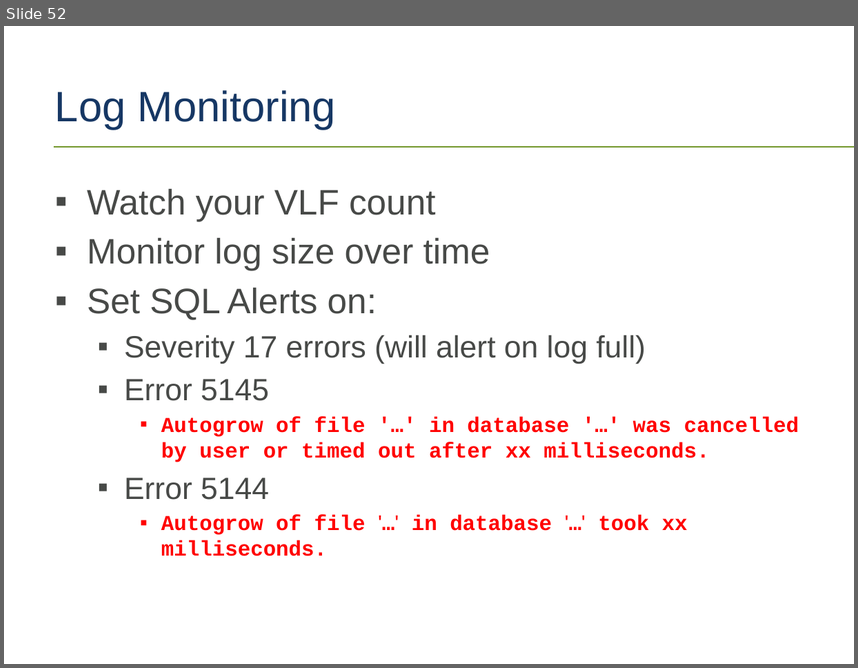
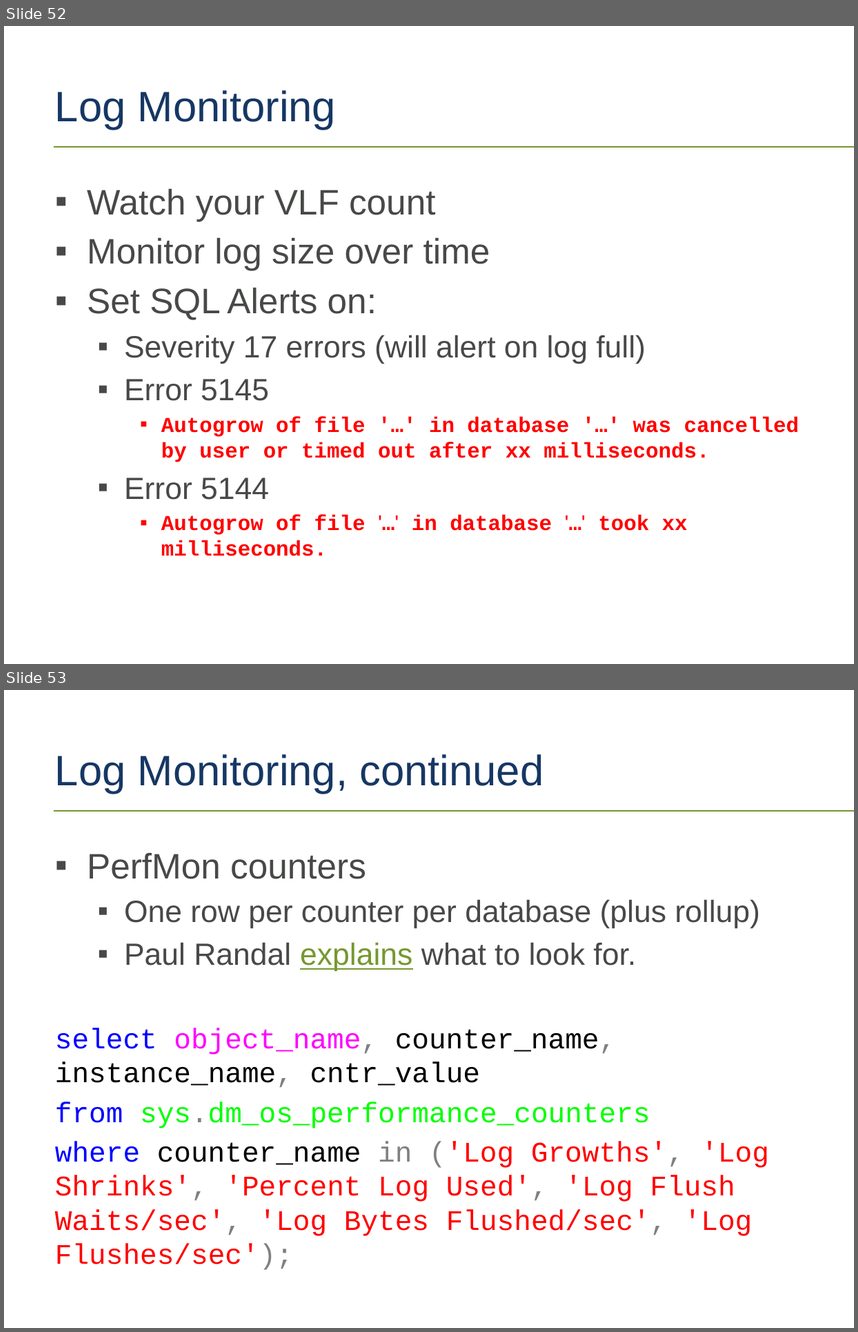
Before and after one commit to tf3604/LogFilePresentation, a slide deck: TransactionLog.pptx. Shown one above the other, each under a label of ours: slide 52 before the commit, slides 52 and 53 after it. The pictures are 858x668 and 858x1332 pixels, drawn with LibreOffice and Linux fonts; fonts in the diff are those of the drawing; background and template pictures are left out. Boxes give left, top, right and bottom in pixels: in the first picture for what was removed or moved away, otherwise in the second. Text is boxed around its words. In the diff, an @@ line names an element or a change of style, - is before the commit and + after.

Commit message:
PerfMon counters to monitor.

```diff
--- a/TransactionLog.pptx
+++ b/TransactionLog.pptx
@@ slide 53 added at (4,690,854,1328), background #FFFFFF; not listed: 1 template element that a slide beside it also shows @@
@@ title added at (55,754,544,793), 36 pt, text #163764 @@
+Log Monitoring, continued
@@ text added at (55,853,769,1270), 24 pt, text #FF0000 @@
+▪ PerfMon counters
+  ▪ One row per counter per database (plus rollup)
+  ▪ Paul Randal explains what to look for.
+select object_name, counter_name, instance_name, cntr_value
+from sys.dm_os_performance_counters
+where counter_name in ('Log Growths', 'Log Shrinks', 'Percent Log Used', 'Log Flush Waits/sec', 'Log Bytes Flushed/sec', 'Log Flushes/sec');
@@ page number added at (25,1275,74,1309), 11 pt, text #FFFFFF @@
+53 |
@@ text added at (75,1274,369,1308), 11 pt, text #FFFFFF @@
+3/25/2017
```
